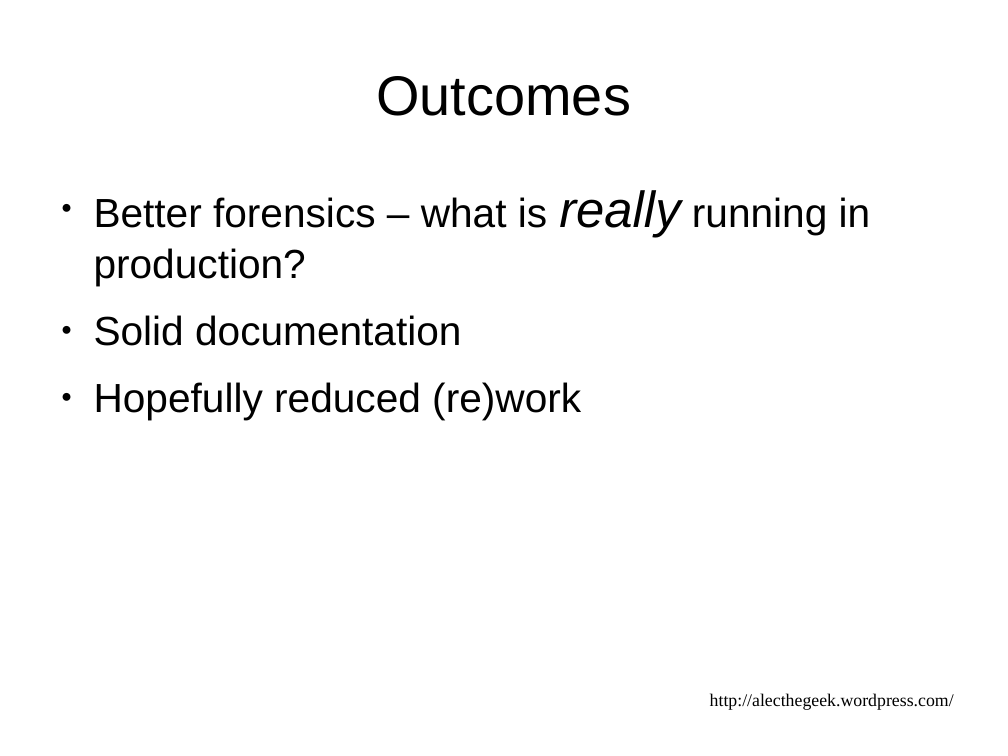
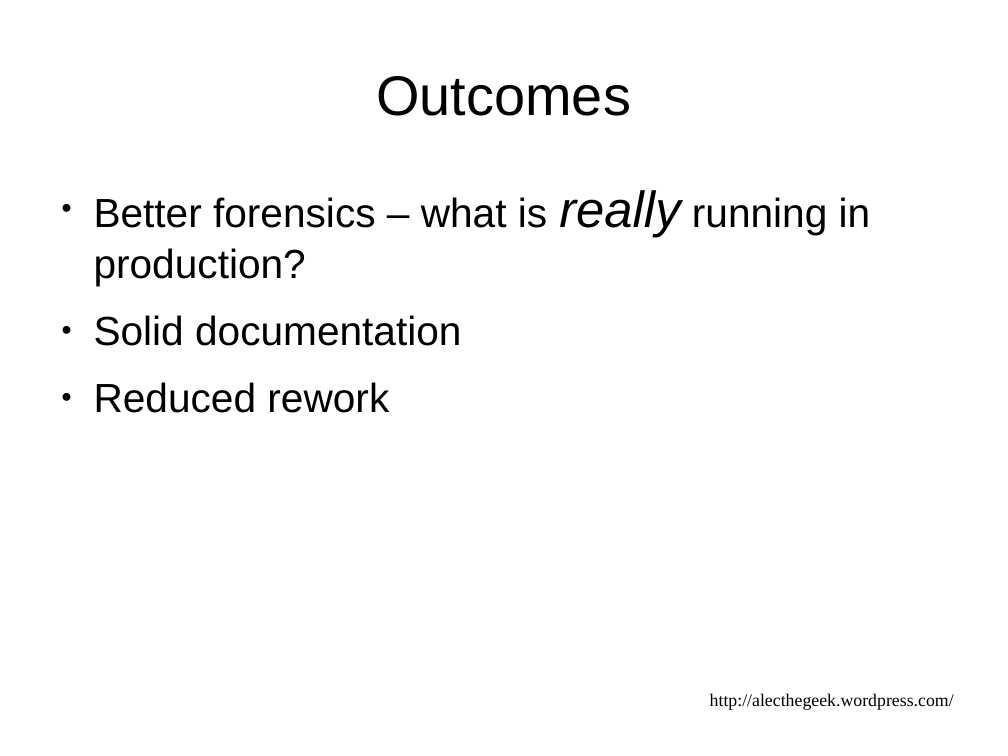
Before and after one commit to alecthegeek/gitbuilding, a slide deck: slide 17 of DevOpsDownUnderPresentation.odp. Drawn at 1008x756 pixels with LibreOffice and Linux fonts; fonts in the diff are those of the drawing. Boxes give left, top, right and bottom in pixels: in the first picture for what was removed or moved away, otherwise in the second. Text is boxed around its words. In the diff, an @@ line names an element or a change of style, - is before the commit and + after.

```diff
--- a/DevOpsDownUnderPresentation.odp
+++ b/DevOpsDownUnderPresentation.odp
@@ text at (94, 382, 389, 413): text changed @@
-● Hopefully reduced (re)work
+● Reduced rework
```
Also in this commit, not shown: 7 other slides changed, 2 slides added, 1 slide removed, 7 other files.
